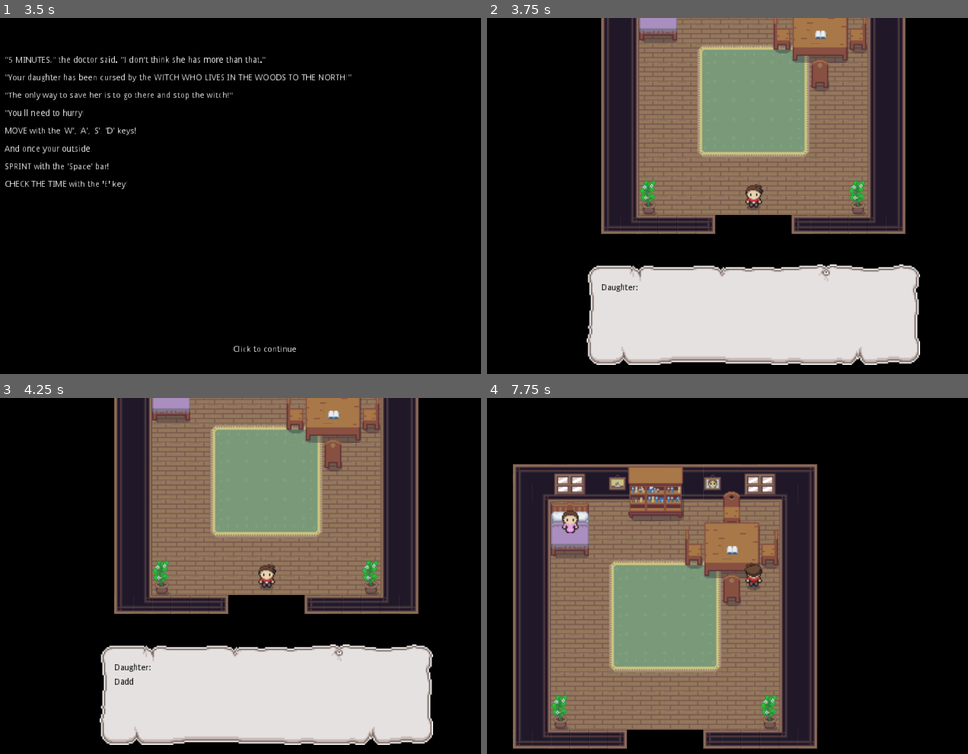
Above: before the commit, frames 1-4 (two rows, left to right).
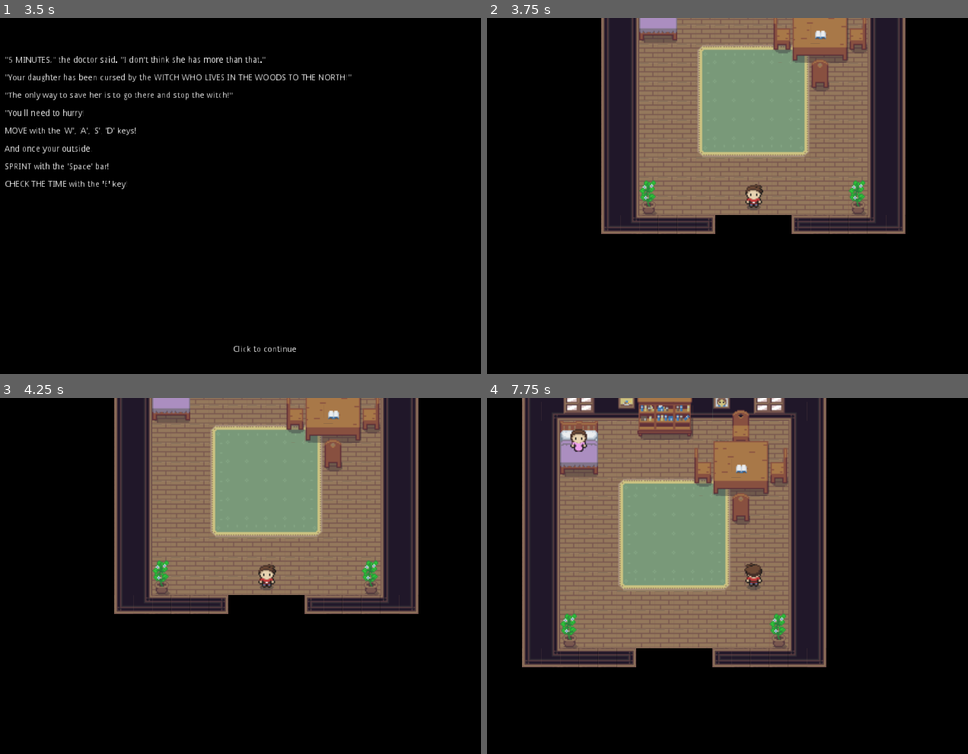
Above: after the commit, the same moments.

Repository: HaywardMorihara/2021AprGameJam
Game: Godot game, scene res://menu/MainMenu.tscn
The game is run twice, just before and just after one commit, with the same random seed, the same clock (stepped at 60 frames per second) and the same inputs.
Inputs (mouse positions are in pixels of both pictures, inside the frame that each line leads up to):
- Up to frame 1 (3.5 s): click "Start" at 0.5 s; tap Enter (interact) at 1.25, 2, 2.75, 2.85 s; move the mouse to (399, 178) at 1.27 s; hold D (right) 1.28-2.03 s; hold Space (sprint) 1.28-2.03 s; move the mouse to (144, 213) at 2.02 s; hold S (down) 2.03-2.78 s; tap Q (check_watch) at 2.1 s; tap Space (sprint) at 2.3 s; move the mouse to (327, 117) at 2.77 s; hold D (right) from 2.78 s (still down); hold Space (sprint) from 2.78 s (still down)
- Up to frame 2 (3.75 s): tap Enter (interact) at 3.5 s; move the mouse to (722, 267) at 3.52 s; release D (right) at 3.53 s; release Space (sprint) at 3.53 s; hold W (up) from 3.53 s (still down); click (722, 267) at 3.6 s
- Up to frame 3 (4.25 s): keep holding W (up); tap Space (sprint) at 3.8 s
- Up to frame 4 (7.75 s): move the mouse to (934, 629) at 4.27 s; release W (up) at 4.28 s; hold Space (sprint) 4.28-5.03 s; hold A (left) 4.28-5.78 s; tap Enter (interact) at 5, 6.6 s; move the mouse to (568, 522) at 5.02 s; tap Space (sprint) at 5.1, 6.8, 7.55 s; move the mouse to (785, 576) at 5.77 s; hold S (down) 5.78-6.53 s; hold Space (sprint) 5.78-6.53 s; tap Q (check_watch) at 5.85 s; move the mouse to (660, 487) at 6.52 s; hold D (right) 6.53-7.28 s; move the mouse to (886, 558) at 7.27 s; press the mouse at (886, 558) at 7.28 s; hold W (up) from 7.28 s (still down)

Frame 1 is identical in both runs. In frame 2, 19% of the frame differs, in the area x 20-91%, y 69-98%; in frame 3, 19%; in frame 4, 50%, in the area x 5-71%, y 0-99%.

Commit message:
Simplify the animation for now

Diff:
--- a/house/PlayerInteriorHouse.tscn
+++ b/house/PlayerInteriorHouse.tscn
@@ -1,9 +1,10 @@
-[gd_scene load_steps=8 format=2]
+[gd_scene load_steps=9 format=2]
 
 [ext_resource path="res://house/PlayerInteriorHouse.gd" type="Script" id=1]
 [ext_resource path="res://npc/DaughterNPC.tscn" type="PackedScene" id=2]
 [ext_resource path="res://house/InteriorHouse.tscn" type="PackedScene" id=3]
 [ext_resource path="res://assets/sprites/gfx/Inner.png" type="Texture" id=4]
+[ext_resource path="res://assets/sprites/gfx/gfx_upsidedown_speachbubble.png" type="Texture" id=5]
 
 [sub_resource type="ConvexPolygonShape2D" id=1]
 points = PoolVector2Array( 0, 0, 32, 0, 32, 48, 0, 48 )
@@ -49,39 +50,28 @@
 resource_name = "MovePlayer"
 length = 3.0
 tracks/0/type = "value"
-tracks/0/path = NodePath("Player:position")
+tracks/0/path = NodePath("DaddyExclamation/SpeechBubble:visible")
 tracks/0/interp = 1
 tracks/0/loop_wrap = true
 tracks/0/imported = false
-tracks/0/enabled = true
+tracks/0/enabled = false
 tracks/0/keys = {
-"times": PoolRealArray( 2, 3 ),
+"times": PoolRealArray( 0.7, 2 ),
 "transitions": PoolRealArray( 1, 1 ),
-"update": 0,
-"values": [ Vector2( 0, 80 ), Vector2( 0, 0 ) ]
+"update": 1,
+"values": [ true, false ]
 }
-tracks/1/type = "method"
-tracks/1/path = NodePath("Player")
+tracks/1/type = "value"
+tracks/1/path = NodePath("DaddyExclamation:visible")
 tracks/1/interp = 1
 tracks/1/loop_wrap = true
 tracks/1/imported = false
 tracks/1/enabled = true
 tracks/1/keys = {
-"times": PoolRealArray( 0, 1.5, 2, 3 ),
-"transitions": PoolRealArray( 1, 1, 1, 1 ),
-"values": [ {
-"args": [ "Daughter", "Daddy!" ],
-"method": "animation_dialogue"
-}, {
-"args": [  ],
-"method": "animation_dialogue_stop"
-}, {
-"args": [  ],
-"method": "animate_up"
-}, {
-"args": [  ],
-"method": "animate_stop"
-} ]
+"times": PoolRealArray( 0.7, 2 ),
+"transitions": PoolRealArray( 1, 1 ),
+"update": 1,
+"values": [ true, false ]
 }
 
 [node name="PlayerHouse" instance=ExtResource( 3 )]
@@ -102,4 +92,30 @@
 playback_process_mode = 0
 method_call_mode = 1
 anims/MovePlayer = SubResource( 3 )
+
+[node name="DaddyExclamation" type="Control" parent="." index="9"]
+visible = false
+margin_left = -80.0
+margin_top = -64.0
+margin_right = -40.0
+margin_bottom = -24.0
+__meta__ = {
+"_edit_use_anchors_": false
+}
+
+[node name="SpeechBubble" type="TextureRect" parent="DaddyExclamation" index="0"]
+margin_right = 65.0
+margin_bottom = 51.0
+texture = ExtResource( 5 )
+__meta__ = {
+"_edit_use_anchors_": false
+}
+
+[node name="DaddyLabel" type="RichTextLabel" parent="DaddyExclamation" index="1"]
+margin_left = 8.0
+margin_top = 24.0
+margin_right = 80.0
+margin_bottom = 40.0
+custom_colors/default_color = Color( 0, 0, 0, 1 )
+text = "DADDY!!"
 [connection signal="animation_finished" from="AnimationPlayer" to="." method="_on_AnimationPlayer_animation_finished"]
--- a/player/Player.gd
+++ b/player/Player.gd
@@ -23,47 +23,47 @@
 
 
 func _get_input():
-	velocity = Vector2.ZERO
-	if Input.is_action_pressed('right'):
-		velocity.x += 1
-		$StillnessTimer.start()
-	if Input.is_action_pressed('left'):
-		velocity.x -= 1
-		$StillnessTimer.start()
-	if Input.is_action_pressed('down'):
-		velocity.y += 1
-		$StillnessTimer.start()
-	if Input.is_action_pressed('up'):
-		velocity.y -= 1
-		$StillnessTimer.start()
+	if not is_in_animation:
+		velocity = Vector2.ZERO
+		if Input.is_action_pressed('right'):
+			velocity.x += 1
+			$StillnessTimer.start()
+		if Input.is_action_pressed('left'):
+			velocity.x -= 1
+			$StillnessTimer.start()
+		if Input.is_action_pressed('down'):
+			velocity.y += 1
+			$StillnessTimer.start()
+		if Input.is_action_pressed('up'):
+			velocity.y -= 1
+			$StillnessTimer.start()
 
-	if Input.is_action_just_released("sprint"):
-		require_sprint_release = false
+		if Input.is_action_just_released("sprint"):
+			require_sprint_release = false
 
-	var speed : float
-	if is_outside and Input.is_action_pressed('sprint') and $PlayerCanvasLayer/SprintBar.value > 2 and not require_sprint_release:
-		speed = sprint_speed
-		$PlayerAnimation.speed_scale = 2
-		$PlayerCanvasLayer/SprintBar.value -= 2
-		if $Camera2D.zoom.x > 0.5 and $Camera2D.zoom.y > 0.5:
-			$Camera2D.zoom -= Vector2(0.002, 0.002)
-		if $Light2D.scale.x > 15 and $Light2D.scale.y > 15:
-			$Light2D.scale -= Vector2(0.07,0.07)
-	else:
-		speed = walk_speed
-		$PlayerAnimation.speed_scale = 1
-		if $PlayerCanvasLayer/SprintBar.value < 100:
-			$PlayerCanvasLayer/SprintBar.value += 1
+		var speed : float
+		if is_outside and Input.is_action_pressed('sprint') and $PlayerCanvasLayer/SprintBar.value > 2 and not require_sprint_release:
+			speed = sprint_speed
+			$PlayerAnimation.speed_scale = 2
+			$PlayerCanvasLayer/SprintBar.value -= 2
+			if $Camera2D.zoom.x > 0.5 and $Camera2D.zoom.y > 0.5:
+				$Camera2D.zoom -= Vector2(0.002, 0.002)
+			if $Light2D.scale.x > 15 and $Light2D.scale.y > 15:
+				$Light2D.scale -= Vector2(0.07,0.07)
+		else:
+			speed = walk_speed
+			$PlayerAnimation.speed_scale = 1
+			if $PlayerCanvasLayer/SprintBar.value < 100:
+				$PlayerCanvasLayer/SprintBar.value += 1
 
-	if $PlayerCanvasLayer/SprintBar.value <= 2:
-		require_sprint_release = true
+		if $PlayerCanvasLayer/SprintBar.value <= 2:
+			require_sprint_release = true
 
-	# Make sure diagonal movement isn't faster
-	velocity = velocity.normalized() * speed
+		# Make sure diagonal movement isn't faster
+		velocity = velocity.normalized() * speed
 
-	# TODO Probably should have this somehwere else...but I think it needs to
-	# be part of _physics_process for optmization
-	if not is_in_animation:
+		# TODO Probably should have this somehwere else...but I think it needs to
+		# be part of _physics_process for optmization
 		if velocity.length() == 0:
 			$PlayerAnimation.animation = "still_down"
 		elif abs(velocity.x) >= abs(velocity.y):
--- a/player/Player.tscn
+++ b/player/Player.tscn
@@ -45,113 +45,113 @@
 [sub_resource type="AtlasTexture" id=4]
 flags = 4
 atlas = ExtResource( 5 )
+region = Rect2( 0, 32, 16, 32 )
+
+[sub_resource type="AtlasTexture" id=5]
+flags = 4
+atlas = ExtResource( 5 )
+region = Rect2( 16, 32, 16, 32 )
+
+[sub_resource type="AtlasTexture" id=6]
+flags = 4
+atlas = ExtResource( 5 )
+region = Rect2( 32, 32, 16, 32 )
+
+[sub_resource type="AtlasTexture" id=7]
+flags = 4
+atlas = ExtResource( 5 )
+region = Rect2( 48, 32, 16, 32 )
+
+[sub_resource type="AtlasTexture" id=8]
+flags = 4
+atlas = ExtResource( 5 )
 region = Rect2( 0, 0, 16, 32 )
 
-[sub_resource type="AtlasTexture" id=5]
+[sub_resource type="AtlasTexture" id=9]
+flags = 4
+atlas = ExtResource( 5 )
+region = Rect2( 0, 64, 16, 32 )
+
+[sub_resource type="AtlasTexture" id=10]
+flags = 4
+atlas = ExtResource( 5 )
+region = Rect2( 16, 64, 16, 32 )
+
+[sub_resource type="AtlasTexture" id=11]
+flags = 4
+atlas = ExtResource( 5 )
+region = Rect2( 32, 64, 16, 32 )
+
+[sub_resource type="AtlasTexture" id=12]
+flags = 4
+atlas = ExtResource( 5 )
+region = Rect2( 48, 64, 16, 32 )
+
+[sub_resource type="AtlasTexture" id=13]
+flags = 4
+atlas = ExtResource( 5 )
+region = Rect2( 0, 96, 16, 32 )
+
+[sub_resource type="AtlasTexture" id=14]
+flags = 4
+atlas = ExtResource( 5 )
+region = Rect2( 16, 96, 16, 32 )
+
+[sub_resource type="AtlasTexture" id=15]
+flags = 4
+atlas = ExtResource( 5 )
+region = Rect2( 32, 96, 16, 32 )
+
+[sub_resource type="AtlasTexture" id=16]
+flags = 4
+atlas = ExtResource( 5 )
+region = Rect2( 48, 96, 16, 32 )
+
+[sub_resource type="AtlasTexture" id=17]
+flags = 4
+atlas = ExtResource( 5 )
+region = Rect2( 0, 0, 16, 32 )
+
+[sub_resource type="AtlasTexture" id=18]
 flags = 4
 atlas = ExtResource( 5 )
 region = Rect2( 16, 0, 16, 32 )
 
-[sub_resource type="AtlasTexture" id=6]
+[sub_resource type="AtlasTexture" id=19]
 flags = 4
 atlas = ExtResource( 5 )
 region = Rect2( 32, 0, 16, 32 )
 
-[sub_resource type="AtlasTexture" id=7]
+[sub_resource type="AtlasTexture" id=20]
 flags = 4
 atlas = ExtResource( 5 )
 region = Rect2( 48, 0, 16, 32 )
-
-[sub_resource type="AtlasTexture" id=8]
-flags = 4
-atlas = ExtResource( 5 )
-region = Rect2( 0, 32, 16, 32 )
-
-[sub_resource type="AtlasTexture" id=9]
-flags = 4
-atlas = ExtResource( 5 )
-region = Rect2( 16, 32, 16, 32 )
-
-[sub_resource type="AtlasTexture" id=10]
-flags = 4
-atlas = ExtResource( 5 )
-region = Rect2( 32, 32, 16, 32 )
-
-[sub_resource type="AtlasTexture" id=11]
-flags = 4
-atlas = ExtResource( 5 )
-region = Rect2( 48, 32, 16, 32 )
-
-[sub_resource type="AtlasTexture" id=12]
-flags = 4
-atlas = ExtResource( 5 )
-region = Rect2( 0, 0, 16, 32 )
-
-[sub_resource type="AtlasTexture" id=13]
-flags = 4
-atlas = ExtResource( 5 )
-region = Rect2( 0, 64, 16, 32 )
-
-[sub_resource type="AtlasTexture" id=14]
-flags = 4
-atlas = ExtResource( 5 )
-region = Rect2( 16, 64, 16, 32 )
-
-[sub_resource type="AtlasTexture" id=15]
-flags = 4
-atlas = ExtResource( 5 )
-region = Rect2( 32, 64, 16, 32 )
-
-[sub_resource type="AtlasTexture" id=16]
-flags = 4
-atlas = ExtResource( 5 )
-region = Rect2( 48, 64, 16, 32 )
-
-[sub_resource type="AtlasTexture" id=17]
-flags = 4
-atlas = ExtResource( 5 )
-region = Rect2( 0, 96, 16, 32 )
-
-[sub_resource type="AtlasTexture" id=18]
-flags = 4
-atlas = ExtResource( 5 )
-region = Rect2( 16, 96, 16, 32 )
-
-[sub_resource type="AtlasTexture" id=19]
-flags = 4
-atlas = ExtResource( 5 )
-region = Rect2( 32, 96, 16, 32 )
-
-[sub_resource type="AtlasTexture" id=20]
-flags = 4
-atlas = ExtResource( 5 )
-region = Rect2( 48, 96, 16, 32 )
 
 [sub_resource type="SpriteFrames" id=21]
 animations = [ {
 "frames": [ SubResource( 4 ), SubResource( 5 ), SubResource( 6 ), SubResource( 7 ) ],
 "loop": true,
+"name": "moving_right",
+"speed": 5.0
+}, {
+"frames": [ SubResource( 8 ) ],
+"loop": true,
+"name": "still_down",
+"speed": 5.0
+}, {
+"frames": [ SubResource( 9 ), SubResource( 10 ), SubResource( 11 ), SubResource( 12 ) ],
+"loop": true,
+"name": "moving_up",
+"speed": 5.0
+}, {
+"frames": [ SubResource( 13 ), SubResource( 14 ), SubResource( 15 ), SubResource( 16 ) ],
+"loop": true,
+"name": "moving_left",
+"speed": 5.0
+}, {
+"frames": [ SubResource( 17 ), SubResource( 18 ), SubResource( 19 ), SubResource( 20 ) ],
+"loop": true,
 "name": "moving_down",
-"speed": 5.0
-}, {
-"frames": [ SubResource( 8 ), SubResource( 9 ), SubResource( 10 ), SubResource( 11 ) ],
-"loop": true,
-"name": "moving_right",
-"speed": 5.0
-}, {
-"frames": [ SubResource( 12 ) ],
-"loop": true,
-"name": "still_down",
-"speed": 5.0
-}, {
-"frames": [ SubResource( 13 ), SubResource( 14 ), SubResource( 15 ), SubResource( 16 ) ],
-"loop": true,
-"name": "moving_up",
-"speed": 5.0
-}, {
-"frames": [ SubResource( 17 ), SubResource( 18 ), SubResource( 19 ), SubResource( 20 ) ],
-"loop": true,
-"name": "moving_left",
 "speed": 5.0
 } ]
 
Binary file added: assets/sprites/gfx/gfx_upsidedown_speachbubble.png
Not shown, added: assets/sprites/gfx/gfx_upsidedown_speachbubble.png.import
